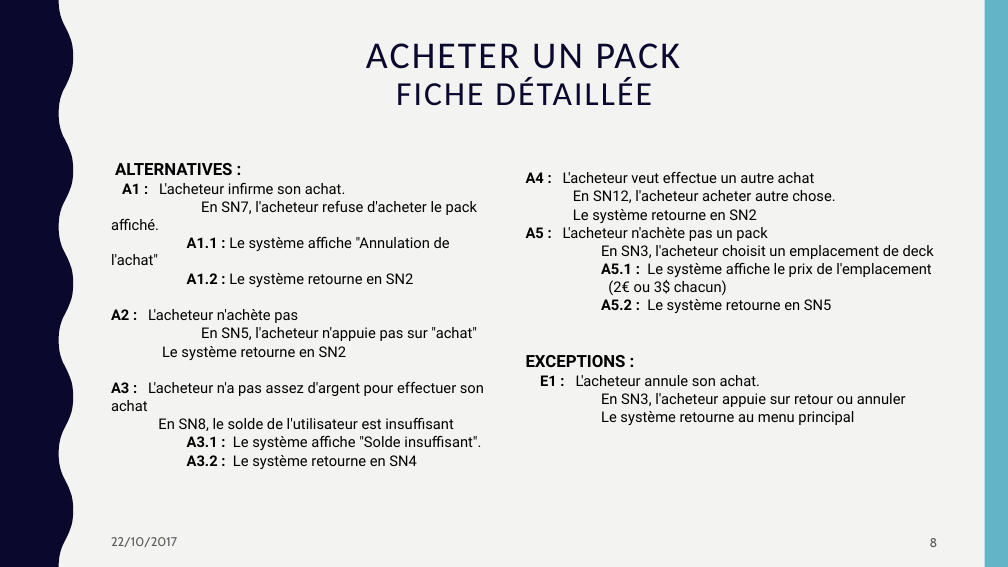
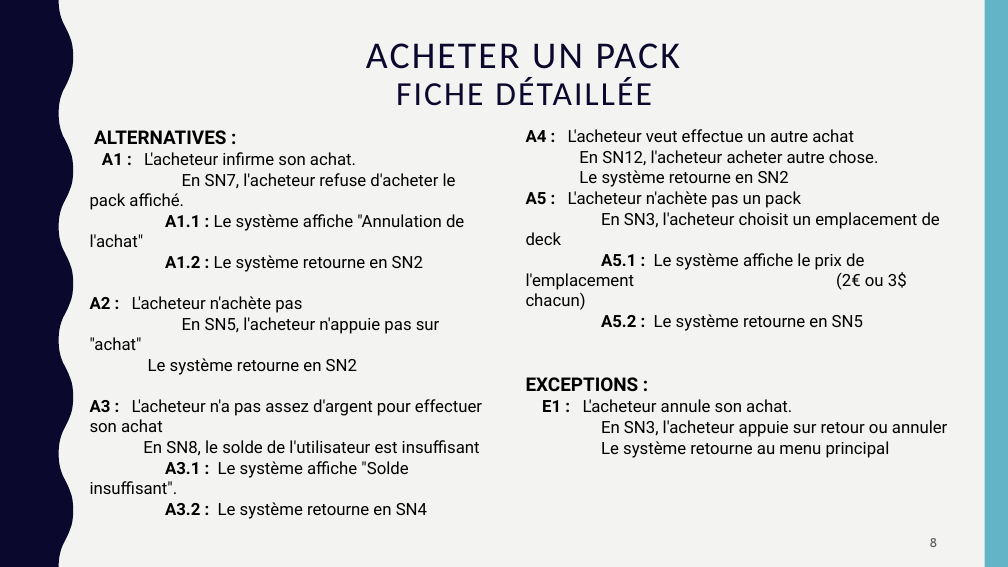
Before and after one commit to AlexiaBourmaud/StoneHearth, a slide deck: slide 8 of presentation/présentation2.pptx. Drawn at 1008x567 pixels with LibreOffice and Linux fonts; fonts in the diff are those of the drawing. Boxes give left, top, right and bottom in pixels: in the first picture for what was removed or moved away, otherwise in the second. Text is boxed around its words. In the diff, an @@ line names an element or a change of style, - is before the commit and + after.

```diff
--- a/presentation/présentation2.pptx
+++ b/presentation/présentation2.pptx
@@ text "ALTERNATIVES :": place and size @@
-text "ALTERNATIVES :" at (111, 163, 484, 469)
+text "ALTERNATIVES :" at (90, 130, 482, 519)
@@ text "ALTERNATIVES :" at (90, 130, 482, 519): size 16 to 18 pt in "ALTERNATIVES :"; size 14 to 16 pt @@
@@ text "A4 : L'acheteur veut effectue ...": place and size @@
-text "A4 : L'acheteur veut effectue ..." at (526, 172, 934, 425)
+text "A4 : L'acheteur veut effectue ..." at (526, 129, 947, 458)
@@ text "A4 : L'acheteur veut effectue ..." at (526, 129, 947, 458): size 14 to 16 pt; size 16 to 18 pt in "EXCEPTIONS :" @@
@@ text removed at (111, 537, 177, 547) @@
-22/10/2017
```
Also in this commit, not shown: 18 other slides changed.
